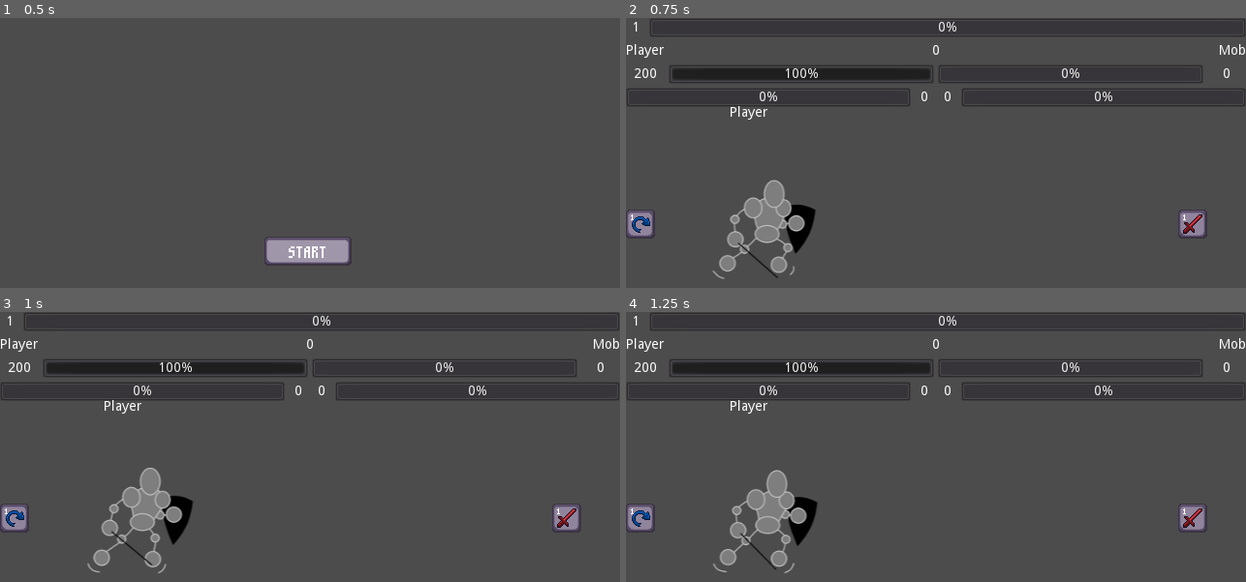
Above: before the commit, frames 1-4 (two rows, left to right).
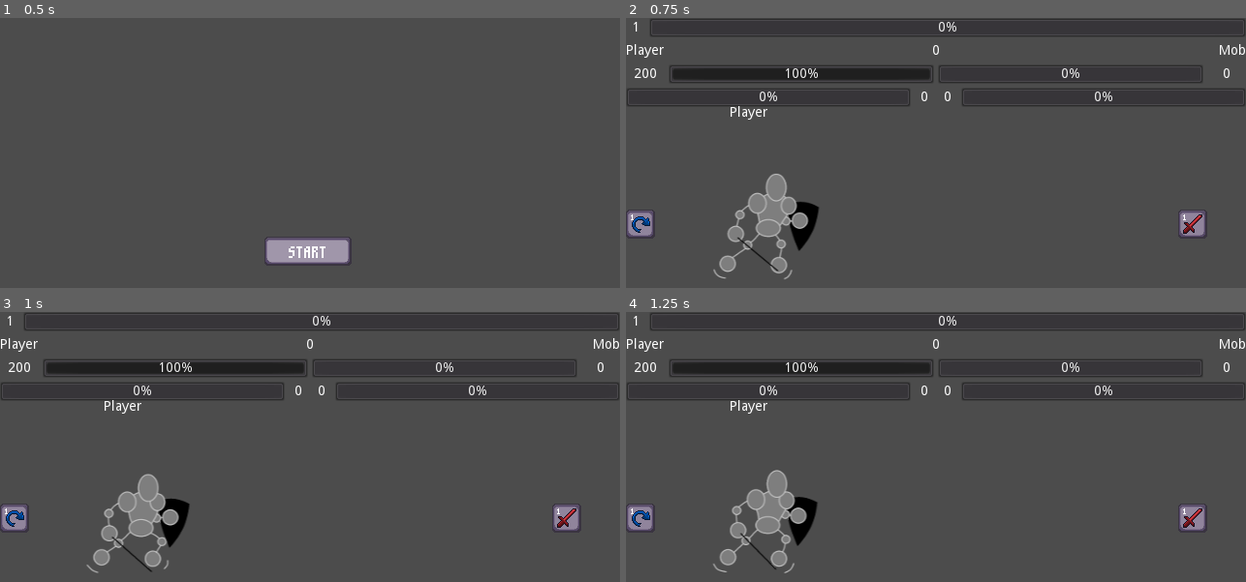
Above: after the commit, the same moments.

Repository: stupidax/tournament
Game: Godot game, scene res://scenes/Game/Title.tscn
Two runs of this game, one before a commit and one after it. Both use one fixed random seed, a clock stepped at 60 frames per second and the inputs below.
Inputs:
- Up to frame 1 (0.5 s): no input
- Up to frame 2 (0.75 s): click "START" at 0.5 s
- Up to frame 3 (1 s): no input
- Up to frame 4 (1.25 s): no input

Frame 1 is identical in both runs. In frame 2, 1.4% of the frame differs, in the area x 13-32%, y 57-97%; in frame 3, 1.4%; in frame 4, nothing differs.

Commit message:
remove autoload bugs

Diff:
--- a/project.godot
+++ b/project.godot
@@ -13,13 +13,6 @@
 config/name="Tournament"
 run/main_scene="res://scenes/Game/Title.tscn"
 config/icon="res://icon.png"
-
-[autoload]
-
-PluginSettings="*res://addons/github-integration/scripts/PluginSettings.gd"
-IconLoaderGithub="*res://addons/github-integration/scripts/IconLoaderGithub.gd"
-UserData="*res://addons/github-integration/scripts/user_data.gd"
-RestHandler="*res://addons/github-integration/scenes/RestHandler.tscn"
 
 [display]
 
--- a/scenes/Player/Player.tscn
+++ b/scenes/Player/Player.tscn
@@ -5,6 +5,26 @@
 [ext_resource path="res://assets/Player/ballons_idle_2.png" type="Texture" id=3]
 [ext_resource path="res://assets/Player/ballons_defense_begin.png" type="Texture" id=4]
 [ext_resource path="res://assets/Player/ballons_defense_idle.png" type="Texture" id=5]
+
+[sub_resource type="AtlasTexture" id=8]
+flags = 4
+atlas = ExtResource( 3 )
+region = Rect2( 0, 0, 127, 200 )
+
+[sub_resource type="AtlasTexture" id=9]
+flags = 4
+atlas = ExtResource( 3 )
+region = Rect2( 127, 0, 127, 200 )
+
+[sub_resource type="AtlasTexture" id=10]
+flags = 4
+atlas = ExtResource( 3 )
+region = Rect2( 254, 0, 127, 200 )
+
+[sub_resource type="AtlasTexture" id=11]
+flags = 4
+atlas = ExtResource( 3 )
+region = Rect2( 381, 0, 127, 200 )
 
 [sub_resource type="AtlasTexture" id=5]
 atlas = ExtResource( 2 )
@@ -17,26 +37,6 @@
 [sub_resource type="AtlasTexture" id=7]
 atlas = ExtResource( 2 )
 region = Rect2( 426, 160, 213, 160 )
-
-[sub_resource type="AtlasTexture" id=21]
-flags = 4
-atlas = ExtResource( 5 )
-region = Rect2( 0, 0, 127, 200 )
-
-[sub_resource type="AtlasTexture" id=22]
-flags = 4
-atlas = ExtResource( 5 )
-region = Rect2( 127, 0, 127, 200 )
-
-[sub_resource type="AtlasTexture" id=23]
-flags = 4
-atlas = ExtResource( 5 )
-region = Rect2( 254, 0, 127, 200 )
-
-[sub_resource type="AtlasTexture" id=24]
-flags = 4
-atlas = ExtResource( 5 )
-region = Rect2( 381, 0, 127, 200 )
 
 [sub_resource type="AtlasTexture" id=13]
 flags = 4
@@ -78,28 +78,33 @@
 atlas = ExtResource( 4 )
 region = Rect2( 0, 0, 127, 200 )
 
-[sub_resource type="AtlasTexture" id=8]
+[sub_resource type="AtlasTexture" id=21]
 flags = 4
-atlas = ExtResource( 3 )
+atlas = ExtResource( 5 )
 region = Rect2( 0, 0, 127, 200 )
 
-[sub_resource type="AtlasTexture" id=9]
+[sub_resource type="AtlasTexture" id=22]
 flags = 4
-atlas = ExtResource( 3 )
+atlas = ExtResource( 5 )
 region = Rect2( 127, 0, 127, 200 )
 
-[sub_resource type="AtlasTexture" id=10]
+[sub_resource type="AtlasTexture" id=23]
 flags = 4
-atlas = ExtResource( 3 )
+atlas = ExtResource( 5 )
 region = Rect2( 254, 0, 127, 200 )
 
-[sub_resource type="AtlasTexture" id=11]
+[sub_resource type="AtlasTexture" id=24]
 flags = 4
-atlas = ExtResource( 3 )
+atlas = ExtResource( 5 )
 region = Rect2( 381, 0, 127, 200 )
 
 [sub_resource type="SpriteFrames" id=1]
 animations = [ {
+"frames": [ SubResource( 8 ), SubResource( 9 ), SubResource( 10 ), SubResource( 11 ) ],
+"loop": true,
+"name": "idle",
+"speed": 5.0
+}, {
 "frames": [ SubResource( 5 ), SubResource( 6 ), SubResource( 7 ) ],
 "loop": false,
 "name": "attack",
@@ -110,29 +115,9 @@
 "name": "dead",
 "speed": 5.0
 }, {
-"frames": [ SubResource( 21 ), SubResource( 22 ), SubResource( 23 ), SubResource( 24 ) ],
-"loop": true,
-"name": "defend",
-"speed": 5.0
-}, {
 "frames": [ SubResource( 13 ), SubResource( 14 ), SubResource( 15 ), SubResource( 16 ) ],
 "loop": true,
 "name": "defend-begin",
-"speed": 5.0
-}, {
-"frames": [ SubResource( 17 ), SubResource( 18 ), SubResource( 19 ), SubResource( 20 ) ],
-"loop": true,
-"name": "defend-end",
-"speed": 5.0
-}, {
-"frames": [  ],
-"loop": true,
-"name": "hit",
-"speed": 5.0
-}, {
-"frames": [ SubResource( 8 ), SubResource( 9 ), SubResource( 10 ), SubResource( 11 ) ],
-"loop": true,
-"name": "idle",
 "speed": 5.0
 }, {
 "frames": [  ],
@@ -144,12 +129,28 @@
 "loop": true,
 "name": "recup",
 "speed": 5.0
+}, {
+"frames": [ SubResource( 17 ), SubResource( 18 ), SubResource( 19 ), SubResource( 20 ) ],
+"loop": true,
+"name": "defend-end",
+"speed": 5.0
+}, {
+"frames": [ SubResource( 21 ), SubResource( 22 ), SubResource( 23 ), SubResource( 24 ) ],
+"loop": true,
+"name": "defend",
+"speed": 5.0
+}, {
+"frames": [  ],
+"loop": true,
+"name": "hit",
+"speed": 5.0
 } ]
 
 [node name="Player" type="AnimatedSprite"]
 position = Vector2( 180, 144 )
 frames = SubResource( 1 )
 animation = "defend"
+frame = 2
 playing = true
 script = ExtResource( 1 )
 
